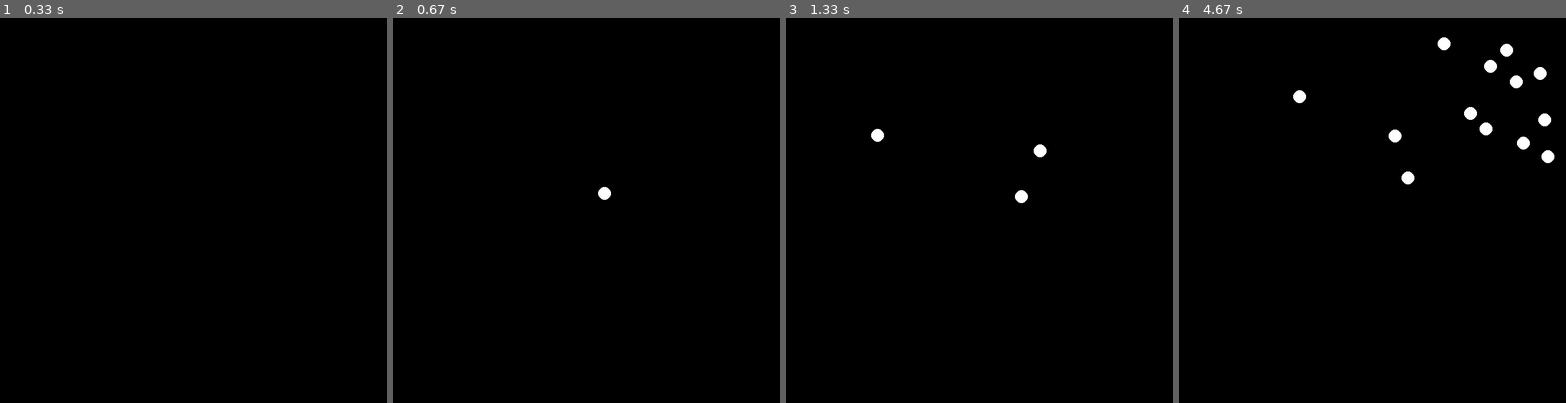
Above: before the commit, frames 1-4 (left to right).
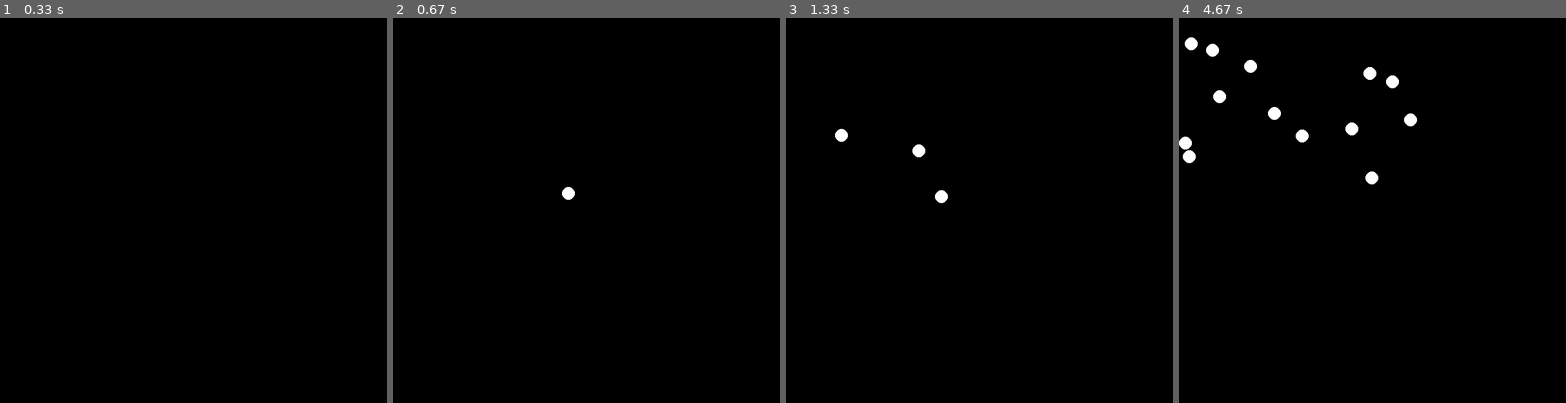
Above: after the commit, the same moments.

Repository: megadubcev/pygame
Game: pygame game, started from balls.py
Same seed, same stepped clock (60 frames per second), same inputs: the game is played once before the commit and once after it.
Inputs (mouse positions are in pixels of both pictures, inside the frame that each line leads up to):
- Up to frame 1 (0.33 s): no input
- Up to frame 2 (0.67 s): click (586, 210) at 0.38 s
- Up to frame 3 (1.33 s): click (979, 237) at 0.72 s; click (859, 152) at 1.05 s
- Up to frame 4 (4.67 s): click (1511, 349) at 1.38 s; click (1380, 83) at 1.72 s; click (1353, 310) at 2.05 s; click (1360, 145) at 2.38 s; click (1318, 129) at 2.72 s; click (1473, 179) at 3.05 s; click (1492, 202) at 3.38 s; click (1453, 145) at 3.72 s; click (1260, 137) at 4.05 s; click (1387, 195) at 4.38 s

Frame 1 is identical in both runs. In frame 2, 0.2% of the frame differs, in the area x 43-57%, y 43-48%; in frame 3, 0.5%; in frame 4, 2.2%, in the area x 0-97%, y 5-44%.

Commit message:
add_ventilyator_and_update_balls

Diff:
--- a/balls.py
+++ b/balls.py
@@ -9,7 +9,7 @@
 
 
 class Ball:
-    def __init__(self, pos, r=10, color=pygame.Color('white'), v=(100, -100)):
+    def __init__(self, pos, r=10, color=pygame.Color('white'), v=(-100, -100)):
         self.x = pos[0]
         self.y = pos[1]
         self.r = r
--- /dev/null
+++ b/ventilyator.py
@@ -0,0 +1,61 @@
+import pygame
+import math
+
+pygame.init()
+size = width, height = 201, 201
+screen = pygame.display.set_mode(size)
+pygame.display.flip()
+clock = pygame.time.Clock();
+
+
+class Triangle:
+    def __init__(self, rotation, r=70, color=pygame.Color('white'), v=0):
+        self.rotation = rotation
+        self.r = r
+        self.color = color
+        self.v = v
+
+    def pos(self):
+        return [(100, 100),
+                (100 + math.cos(self.rotation) * self.r,
+                 100 - math.sin(self.rotation) * self.r),
+                (100 + math.cos(self.rotation + 30) * self.r,
+                 100 - math.sin(self.rotation + 30) * self.r)]
+
+    def draw(self):
+        pygame.draw.circle(screen, pygame.Color('white'), (100, 100), 10, 0)
+        pygame.draw.polygon(screen, self.color, [(100, 100),
+                                                 (100 + math.cos(self.rotation/57) * self.r,
+                                                  100 - math.sin(self.rotation/57) * self.r),
+                                                 (100 + math.cos((self.rotation + 30)/57) * self.r,
+                                                  100 - math.sin((self.rotation + 30)/57) * self.r)], 0)
+
+    def update(self, tick):
+        self.rotation += tick * self.v / 1000
+        self.rotation %= 360
+
+
+triangles = []
+triangles.append(Triangle(75))
+triangles.append(Triangle(195))
+triangles.append(Triangle(315))
+
+running = True
+while running:
+    tick = clock.tick(100)
+    screen.fill((0, 0, 0))
+    for event in pygame.event.get():
+        if event.type == pygame.QUIT:
+            running = False
+        if event.type == pygame.MOUSEBUTTONDOWN:
+            if event.button == 1:
+                for t in triangles:
+                    t.v += 50
+            elif event.button == 3:
+                for t in triangles:
+                    t.v -= 50
+
+    for t in triangles:
+        t.update(tick)
+        t.draw()
+    pygame.display.flip()
